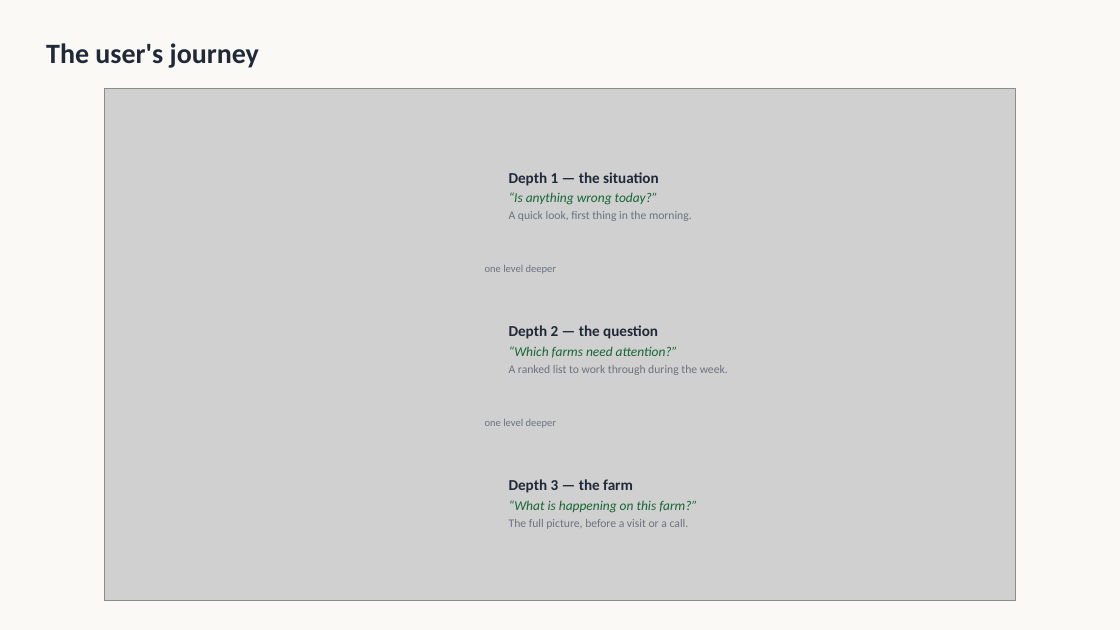
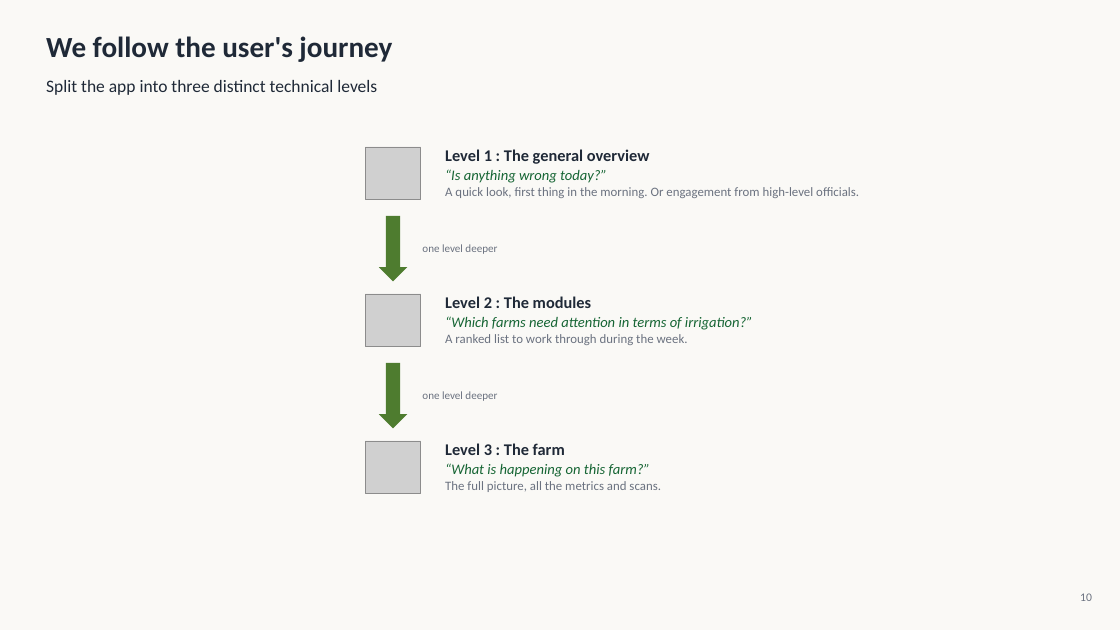
Before and after one commit to romainbigare/adafsa-mockup, a slide deck: slide 10 of presentation/adafsa-redesign-draft.pptx (slide 4 before the commit). Drawn at 1120x630 pixels with LibreOffice and Linux fonts; fonts in the diff are those of the drawing; grey boxes stand for pictures. Boxes give left, top, right and bottom in pixels: in the first picture for what was removed or moved away, otherwise in the second. Text is boxed around its words. In the diff, an @@ line names an element or a change of style, - is before the commit and + after.

```diff
--- a/presentation/adafsa-redesign-draft.pptx
+++ b/presentation/adafsa-redesign-draft.pptx
@@ text at (46,36,392,62): text changed; size 24 to 25 pt @@
-The user's journey
+We follow the user's journey
@@ text added at (46,80,377,95), 15 pt, text #1F2937 @@
+Split the app into three distinct technical levels
@@ picture removed at (104,88,1015,601) @@
@@ picture added at (365,147,421,200) @@
@@ text at (445,149,650,164): text changed; size 13 to 14 pt @@
-Depth 1 — the situation
+Level 1 : The general overview
@@ text "Level 1 : The general ...": place and size @@
-text "Level 1 : The general ..." at (509,172,692,221)
+text "Level 1 : The general ..." at (445,149,859,198)
@@ text at (445,169,607,183): size 11.5 to 12.5 pt in "“Is anything wrong today?”"; line spacing 1.04 to 1.06; less space between paragraphs @@
@@ text at (445,187,859,198): text changed; size 10 to 11 pt @@
-A quick look, first thing in the morning.
+A quick look, first thing in the morning. Or engagement from high-level officials.
@@ down arrow added at (379,216,408,281), fill #4E7C2F @@
@@ text "one level deeper": place and size @@
-text "one level deeper" at (485,265,556,274)
+text "one level deeper" at (422,244,497,254)
@@ text "one level deeper" at (422,244,497,254): size 9 to 9.5 pt; vertical alignment top to middle @@
@@ picture added at (365,294,421,347) @@
@@ text at (445,296,753,330): text changed; size 11.5 to 12.5 pt @@
-Depth 2 — the question
-“Which farms need attention?”
+Level 2 : The modules
+“Which farms need attention in terms of irrigation?”
@@ text "Level 2 : The modules": place and size @@
-text "Level 2 : The modules" at (509,325,728,375)
+text "Level 2 : The modules" at (445,296,753,345)
@@ text at (445,334,688,345): size 10 to 11 pt in "A ranked list to work through during ..."; line spacing 1.04 to 1.06; less space between paragraphs @@
@@ down arrow added at (379,363,408,429), fill #4E7C2F @@
@@ text "one level deeper" at (422,391,497,401): size 9 to 9.5 pt; vertical alignment top to middle @@
@@ text "one level deeper": place and size @@
-text "one level deeper" at (485,419,556,428)
+text "one level deeper" at (422,391,497,401)
@@ picture added at (365,441,421,494) @@
@@ text at (445,443,565,455): text changed; size 13 to 14 pt @@
-Depth 3 — the farm
+Level 3 : The farm
@@ text "Level 3 : The farm": place and size @@
-text "Level 3 : The farm" at (509,479,697,529)
+text "Level 3 : The farm" at (445,443,661,492)
@@ text at (445,463,650,477): size 11.5 to 12.5 pt in "“What is happening on this farm?”"; line spacing 1.04 to 1.06; less space between paragraphs @@
@@ text at (445,481,661,492): text changed; size 10 to 11 pt @@
-The full picture, before a visit or a call.
+The full picture, all the metrics and scans.
@@ text added at (1080,593,1092,601), 10 pt, text #6B7280 @@
+10
```
Also in this commit, not shown: 2 other slides changed, 12 slides added, 9 slides removed, 17 other files.
